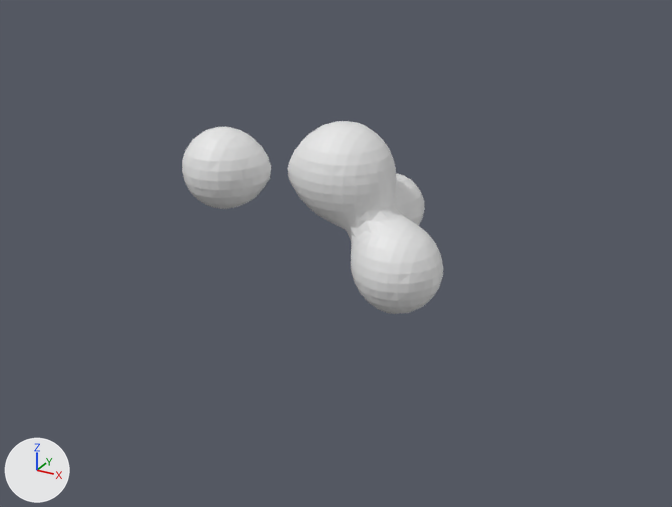
An edit to the OBJ model Assets/Models/Stomach/ventre_0001.obj, drawn before and after from the same camera.
Both versions are drawn from a 50 mm camera at (70.0, -134.6, 66.9) aimed at (-3.5, -0.9, 0.1). Lighting does not change. The marker at lower left points along +X, +Y and +Z. Where no turn or scale is listed for an object, it has been applied to the vertices. Vertices at the same position are counted once.

The first picture shows 'ventre_0001'.
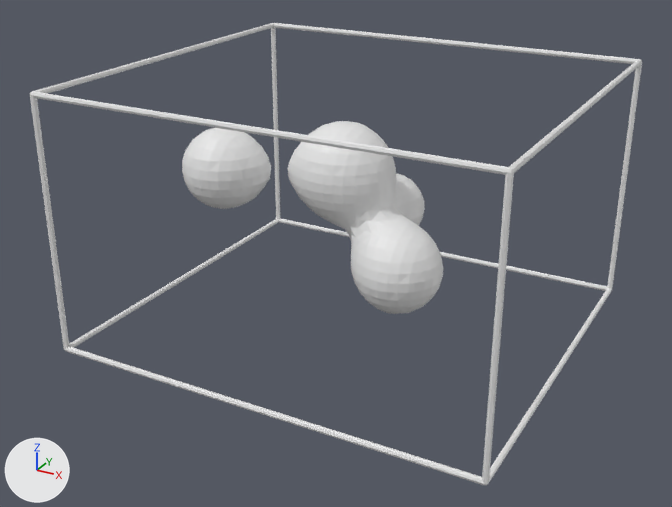
Pixel boxes [x1, y1, x2, y2] of what changed, in the pictures (672 x 507 px):
'ventre_0001', reshaped
    before: [182, 121, 443, 314]
    after: [30, 23, 642, 485]
part 1 of me_ventre_0001, added
    after: [30, 23, 642, 485]

The change in detail:
me_ventre_0001 is used by ob_ventre_0001; location (0.0, 0.0, 0.0).
me_ventre_0001 had 1704 vertices, 2117 faces and spanned x -32.3..28.6, y -25.2..27.4, z -36.5..23.9.
me_ventre_0001 now has 1898 vertices, 2469 faces and spans x -38.4..38.4, y -34.6..34.6, z -12.7..32.5.
me_ventre_0001 part 1: a new loose piece of 208 vertices spanning x -38.4..38.4, y -34.6..34.6, z -12.7..32.5.
